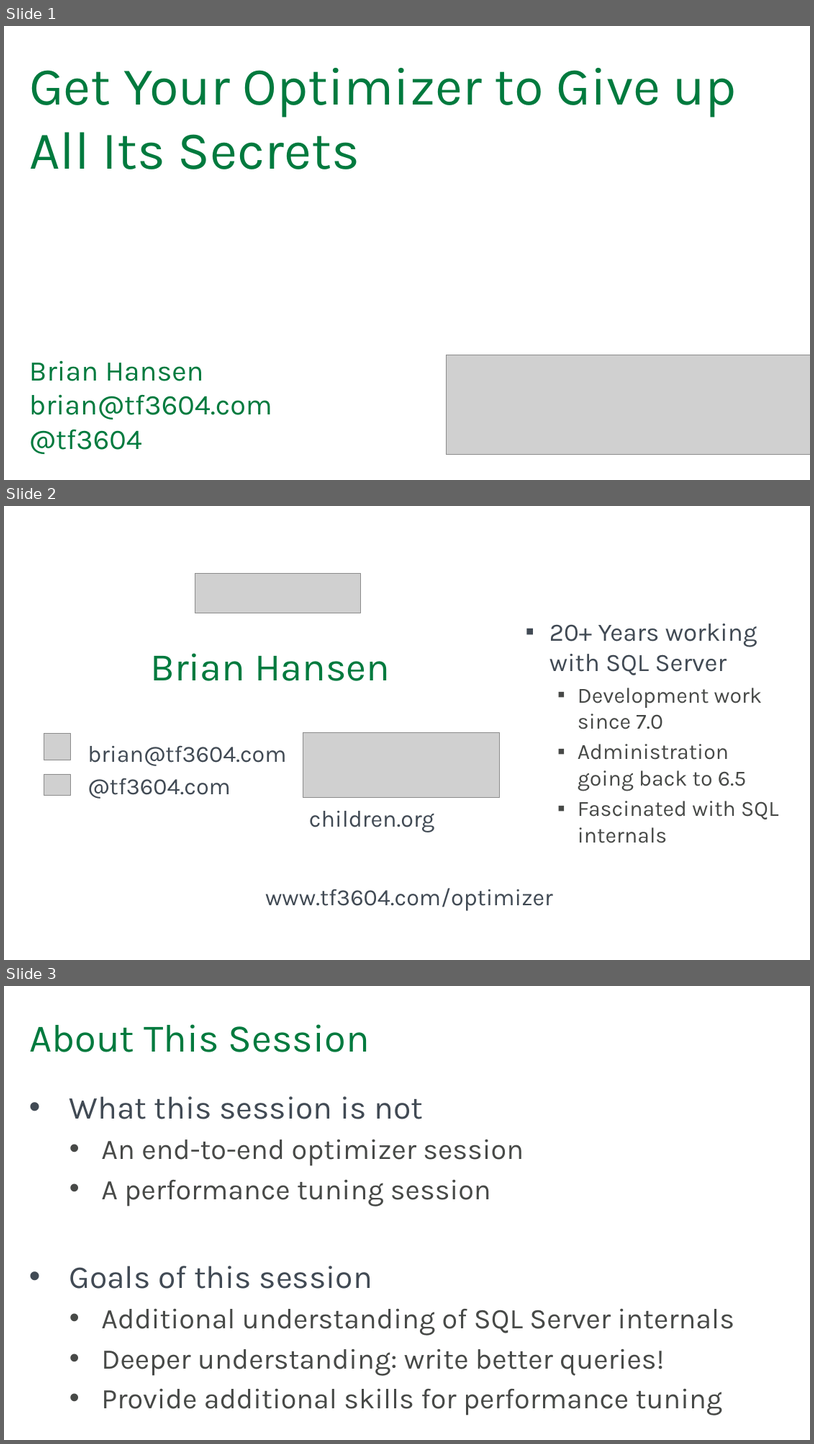
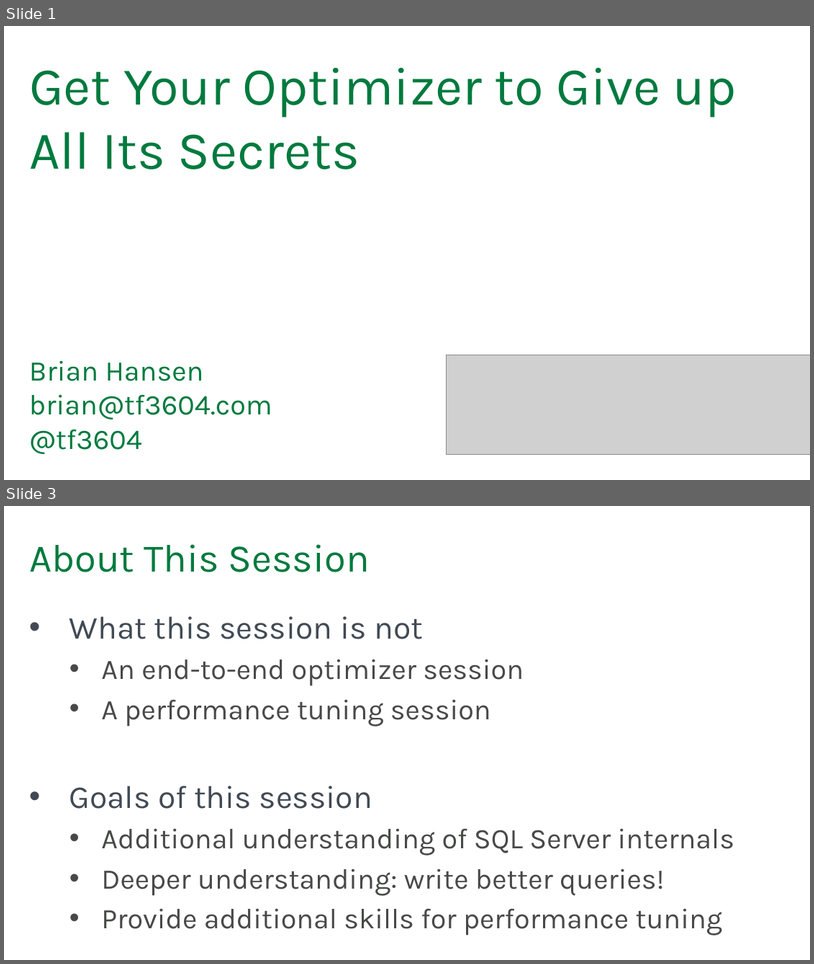
Before and after one commit to tf3604/OptimizerPresentation, a slide deck: Optimizer.pptx. Shown one above the other, each under a label of ours: slides 1, 2 and 3 before the commit, slides 1 and 3 after it; the slides between them are not shown. The pictures are 814x1444 and 814x964 pixels, drawn with LibreOffice and Linux fonts; fonts in the diff are those of the drawing; grey boxes stand for pictures; background and template pictures are left out. Boxes give left, top, right and bottom in pixels: in the first picture for what was removed or moved away, otherwise in the second. Text is boxed around its words. In the diff, an @@ line names an element or a change of style, - is before the commit and + after.

```diff
--- a/Optimizer.pptx
+++ b/Optimizer.pptx
@@ slide 2 removed at (x1=4, y1=506, x2=810, y2=960), background #FFFFFF @@
@@ picture removed at (x1=195, y1=573, x2=360, y2=613) @@
@@ text removed at (x1=550, y1=623, x2=779, y2=843) @@
-▪ 20+ Years working with SQL Server
-  ▪ Development work since 7.0
-  ▪ Administration going back to 6.5
-  ▪ Fascinated with SQL internals
@@ title removed at (x1=150, y1=653, x2=390, y2=681) @@
-Brian Hansen
@@ picture removed at (x1=44, y1=734, x2=70, y2=759) @@
@@ picture removed at (x1=304, y1=733, x2=500, y2=798) @@
@@ text removed at (x1=88, y1=746, x2=286, y2=766) @@
-brian@tf3604.com
@@ picture removed at (x1=44, y1=774, x2=70, y2=795) @@
@@ text removed at (x1=88, y1=777, x2=230, y2=798) @@
-@tf3604.com
@@ text removed at (x1=309, y1=811, x2=435, y2=832) @@
-children.org
@@ text removed at (x1=265, y1=888, x2=553, y2=911) @@
-www.tf3604.com/optimizer
```
Also in this commit, not shown: 1 slide added.
